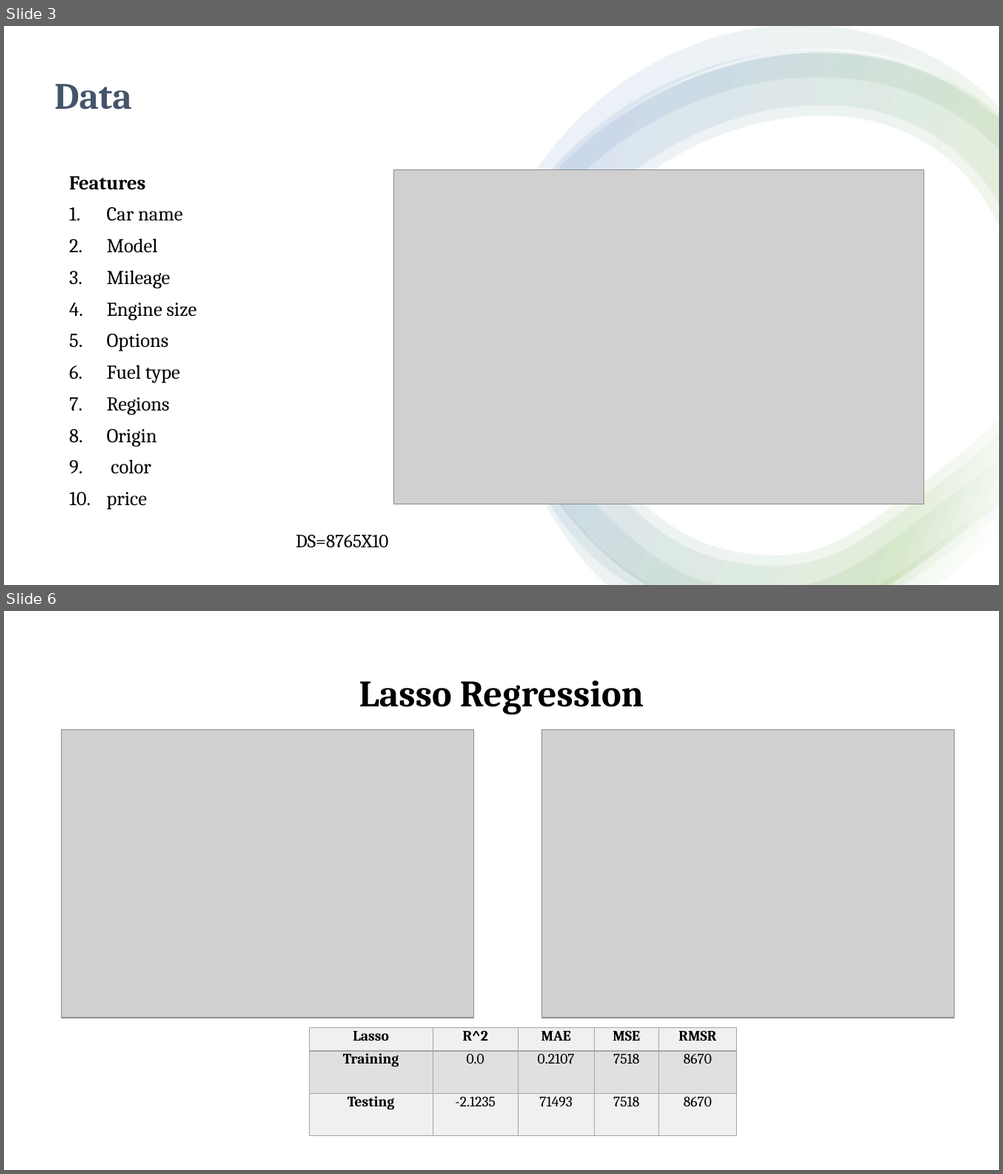
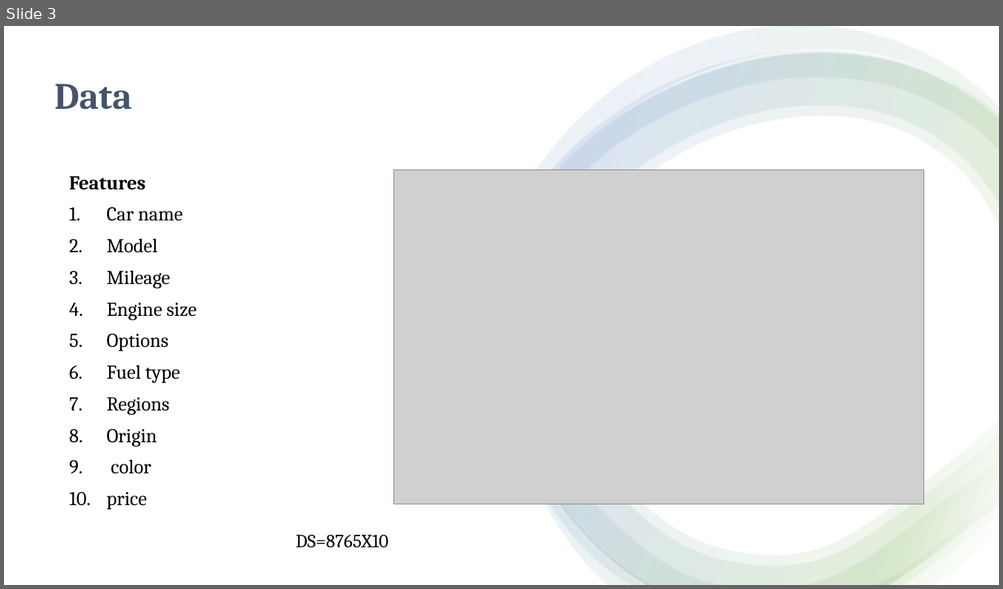
Before and after one commit to jamilah-alharbi/used-car-prediction-in-Saudi-Arabia, a slide deck: used car prediction.pptx. Shown one above the other, each under a label of ours: slides 3 and 6 before the commit, slide 3 after it; the slides between them are not shown. The pictures are 1003x1174 and 1003x589 pixels, drawn with LibreOffice and Linux fonts; fonts in the diff are those of the drawing; grey boxes stand for pictures. Boxes give left, top, right and bottom in pixels: in the first picture for what was removed or moved away, otherwise in the second. Text is boxed around its words. In the diff, an @@ line names an element or a change of style, - is before the commit and + after.

```diff
--- a/used car prediction.pptx
+++ b/used car prediction.pptx
@@ slide 6 removed at box(4, 611, 999, 1170), background #FFFFFF @@
@@ title removed at box(359, 681, 643, 715) @@
-Lasso Regression
@@ picture removed at box(62, 730, 474, 1019) @@
@@ picture removed at box(542, 730, 955, 1019) @@
@@ table removed at box(309, 1028, 737, 1136), 3 rows, 5 columns @@
-Lasso | R^2 | MAE | MSE | RMSR
-Training | 0.0 | 0.2107 | 7518 | 8670
-Testing | -2.1235 | 71493 | 7518 | 8670
```
Also in this commit, not shown: 3 slides changed, 5 slides added, 2 other slides removed.
